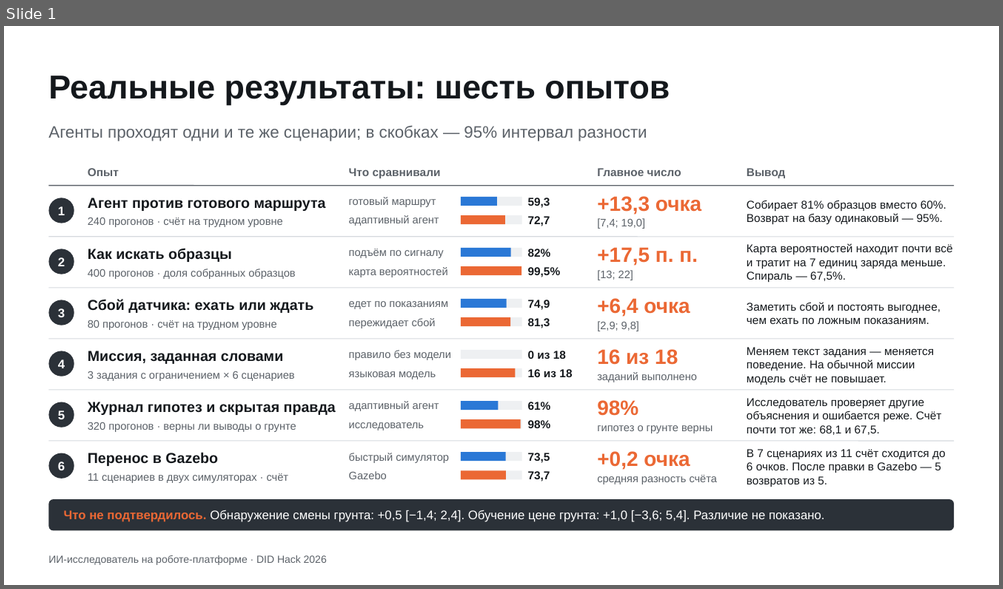
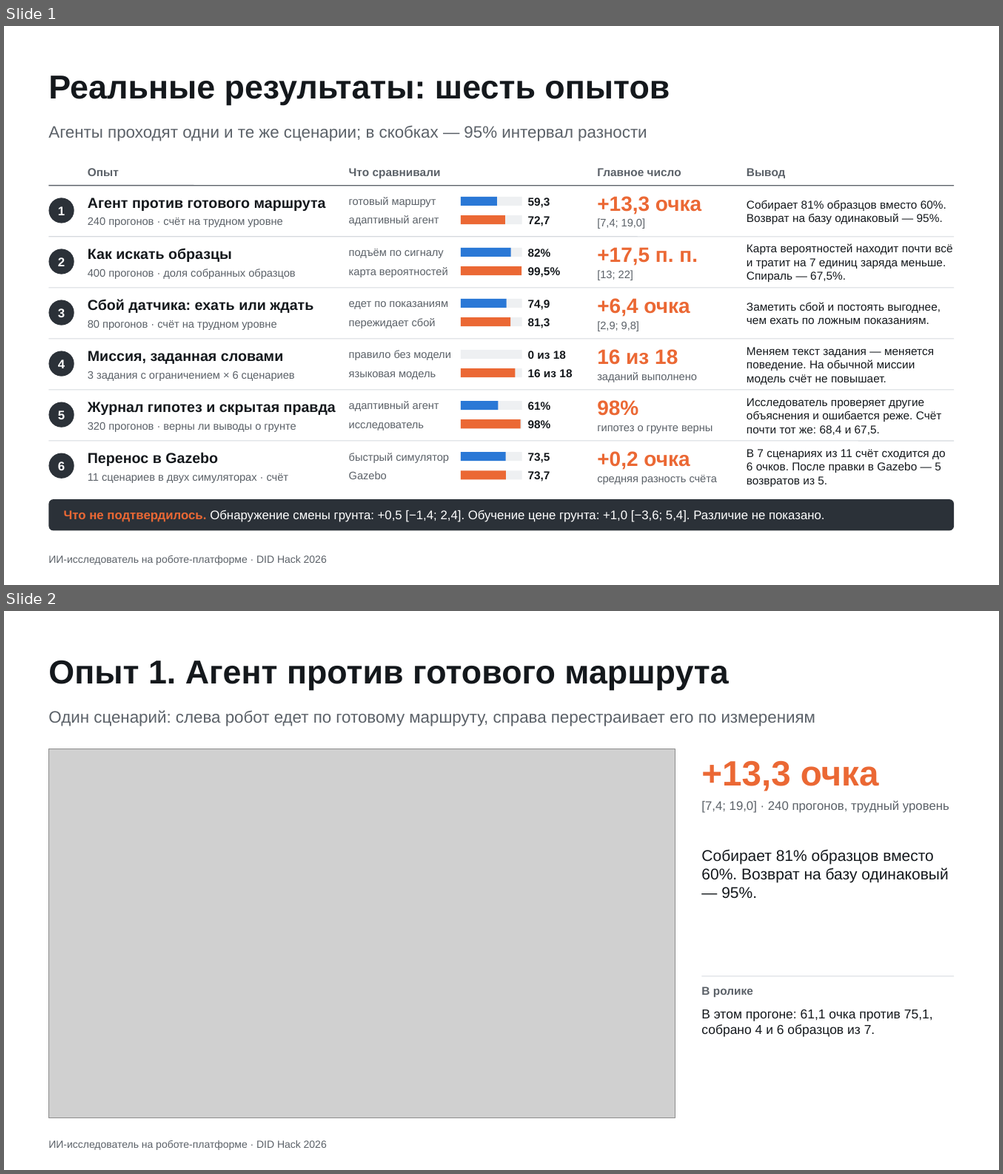
Before and after one commit to Mput13/did-hack, a slide deck: presentation/results_slide.pptx. Shown one above the other, each under a label of ours: slide 1 before the commit, slides 1 and 2 after it. The pictures are 1003x589 and 1003x1174 pixels, drawn with LibreOffice and Linux fonts; fonts in the diff are those of the drawing; grey boxes stand for pictures. Boxes give left, top, right and bottom in pixels: in the first picture for what was removed or moved away, otherwise in the second. Text is boxed around its words. In the diff, an @@ line names an element or a change of style, - is before the commit and + after.

```diff
--- a/presentation/results_slide.pptx
+++ b/presentation/results_slide.pptx
@@ slide 2 added at [4,611,999,1170], background #FFFFFF; not listed: 1 template element that a slide beside it also shows @@
@@ title added at [48,660,728,690], 32 pt, text #14181C, bold @@
+Опыт 1. Агент против готового маршрута
@@ text added at [48,710,816,726], 16 pt, text #5B6168 @@
+Один сценарий: слева робот едет по готовому маршруту, справа перестраивает его по измерениям
@@ picture added at [48,749,674,1119] @@
@@ text added at [701,760,879,792], 34 pt, text #EB6834, bold @@
++13,3 очка
@@ text added at [701,800,949,813], 12 pt, text #5B6168 @@
+[7,4; 19,0] · 240 прогонов, трудный уровень
@@ text added at [701,849,948,899], 15 pt, text #14181C @@
+Собирает 81% образцов вместо 60%. Возврат на базу одинаковый — 95%.
@@ text added at [701,987,753,997], 11 pt, text #5B6168, bold @@
+В ролике
@@ line added from (702, 977) to (954, 977), #D5D9DE 0.75 pt @@
@@ text added at [701,1009,933,1037], 12.5 pt, text #14181C @@
+В этом прогоне: 61,1 очка против 75,1, собрано 4 и 6 образцов из 7.
@@ slide 1 changed as well @@
@@ text at [746,398,942,435]: text changed @@
-Исследователь проверяет другие объяснения и ошибается реже. Счёт почти тот же: 68,1 и 67,5.
+Исследователь проверяет другие объяснения и ошибается реже. Счёт почти тот же: 68,4 и 67,5.
```
Also in this commit, not shown: 7 other slides added, 16 other files.
